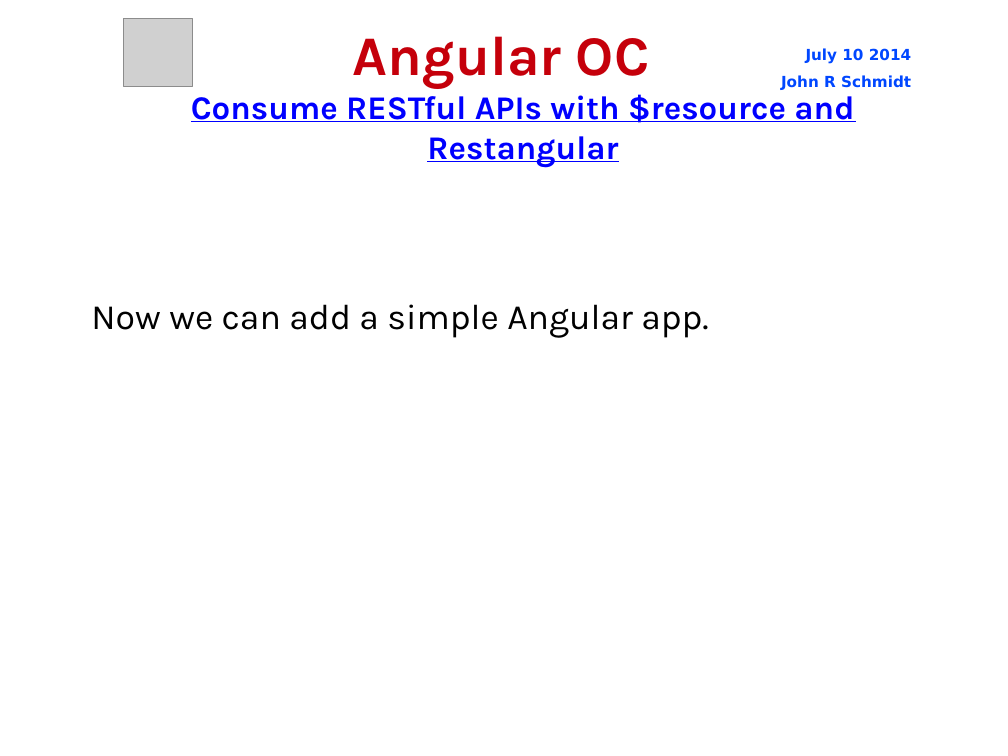
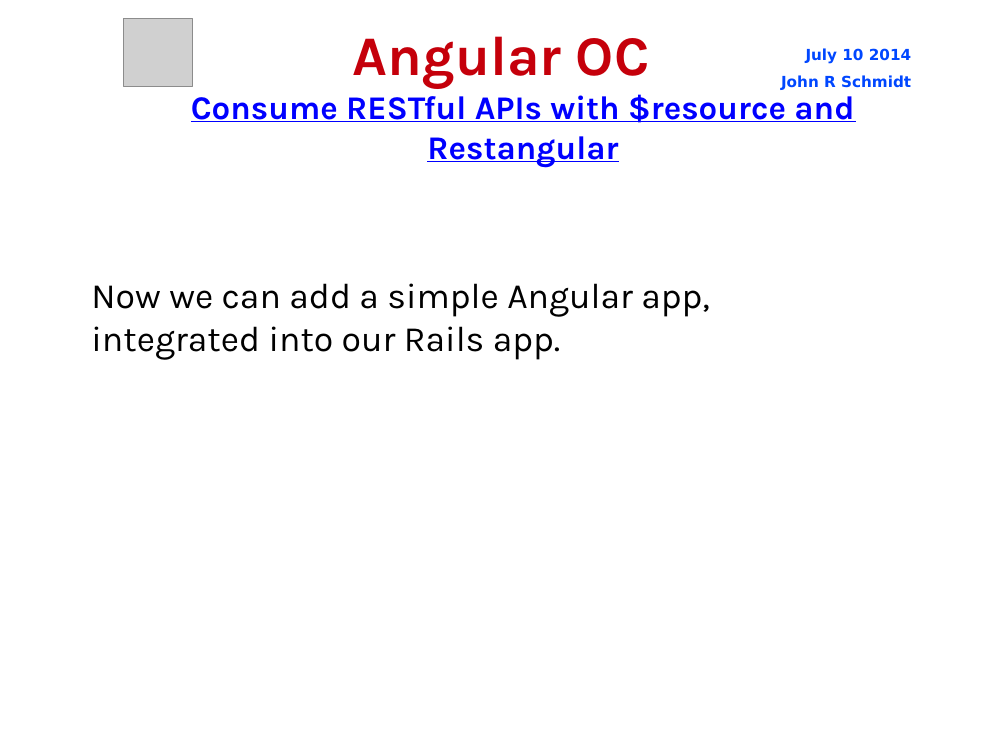
Before and after one commit to jrschmidt/fifa-angular-rest-demo, a slide deck: slide 16 of fifa.odp (slide 14 before the commit). Drawn at 1008x756 pixels with LibreOffice and Linux fonts; fonts in the diff are those of the drawing; grey boxes stand for pictures; background and template pictures are left out. Boxes give left, top, right and bottom in pixels: in the first picture for what was removed or moved away, otherwise in the second. Text is boxed around its words. In the diff, an @@ line names an element or a change of style, - is before the commit and + after.

```diff
--- a/fifa.odp
+++ b/fifa.odp
@@ subtitle at [91,283,709,360]: text changed @@
-Now we can add a simple Angular app.
+Now we can add a simple Angular app, integrated into our Rails app.
```
Also in this commit, not shown: 3 other slides changed.
